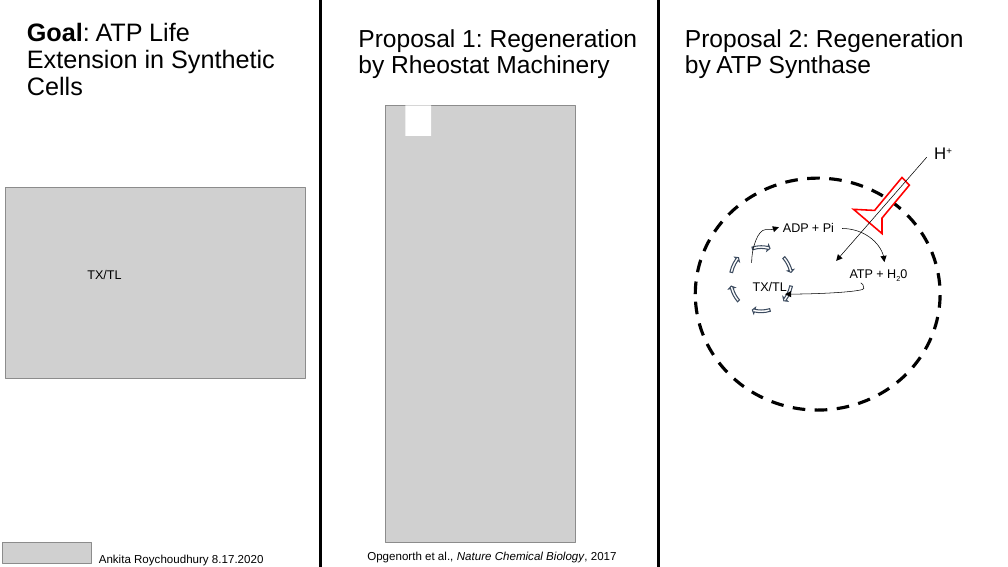
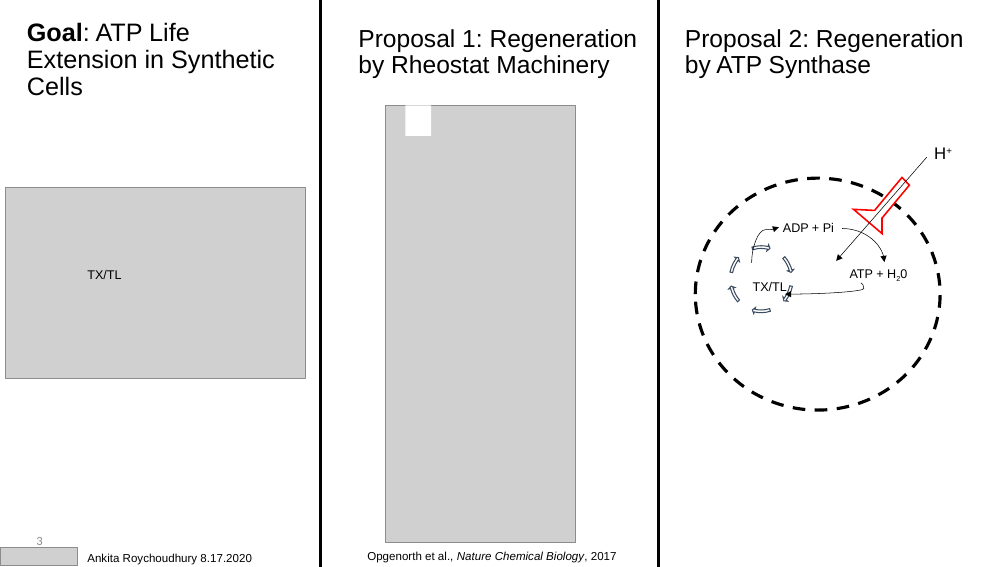
Before and after one commit to AnkitaRoychoudhury/ug_murray, a slide deck: slide 3 of miscellaneous/presentations/20200817_murray_mtg.pptx (slide 4 before the commit). Drawn at 1008x567 pixels with LibreOffice and Linux fonts; fonts in the diff are those of the drawing; grey boxes stand for pictures. Boxes give left, top, right and bottom in pixels: in the first picture for what was removed or moved away, otherwise in the second. Text is boxed around its words. In the diff, an @@ line names an element or a change of style, - is before the commit and + after.

```diff
--- a/miscellaneous/presentations/20200817_murray_mtg.pptx
+++ b/miscellaneous/presentations/20200817_murray_mtg.pptx
@@ page number added at box(36, 537, 42, 548), 12 pt, text #8C8C8C @@
+3
@@ picture: place and size @@
-picture at box(3, 542, 92, 563)
+picture at box(0, 547, 77, 566)
@@ text "Ankita Roychoudhury 8.17.2020": place and size @@
-text "Ankita Roychoudhury 8.17.2020" at box(99, 554, 263, 566)
+text "Ankita Roychoudhury 8.17.2020" at box(87, 553, 251, 565)
```
Also in this commit, not shown: 13 other slides changed, 1 slide removed, 9 other files.
